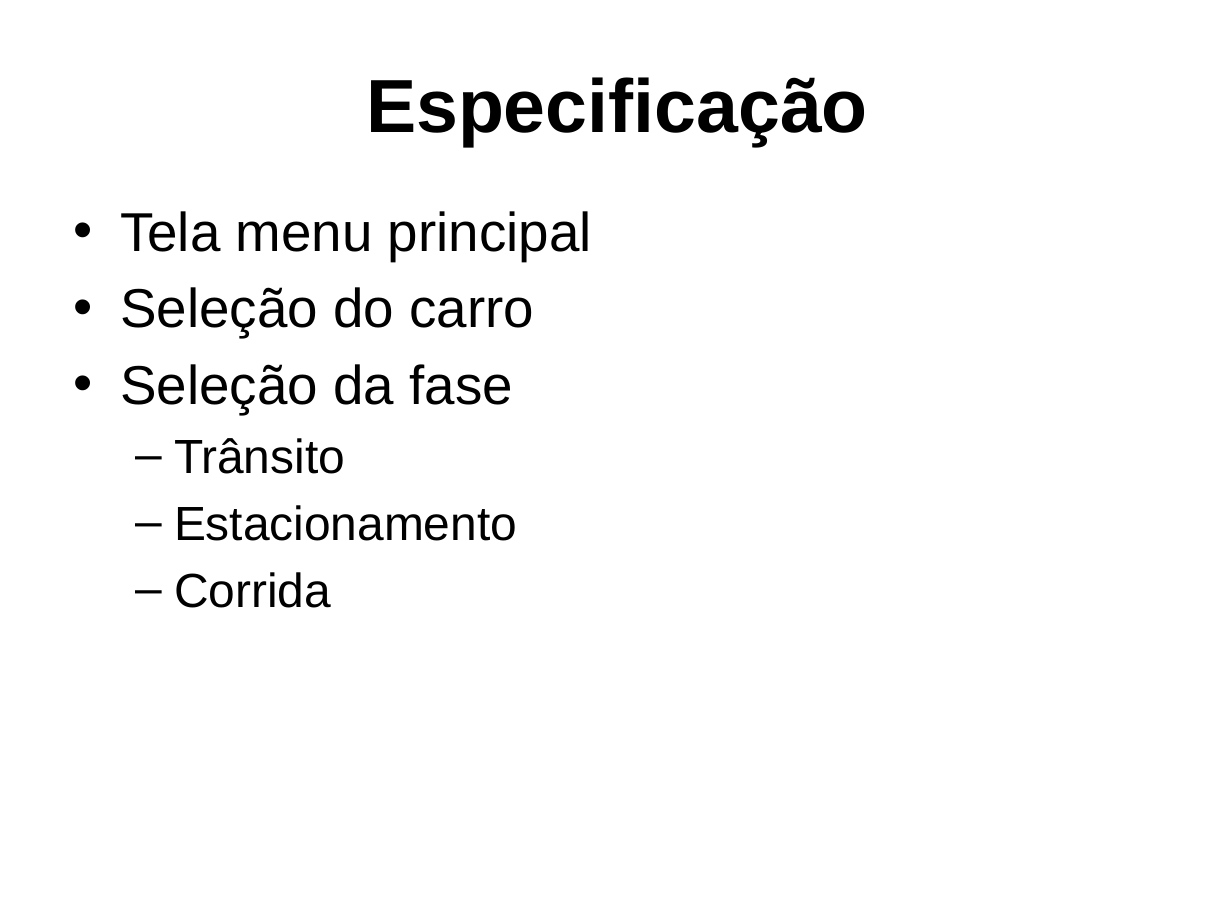
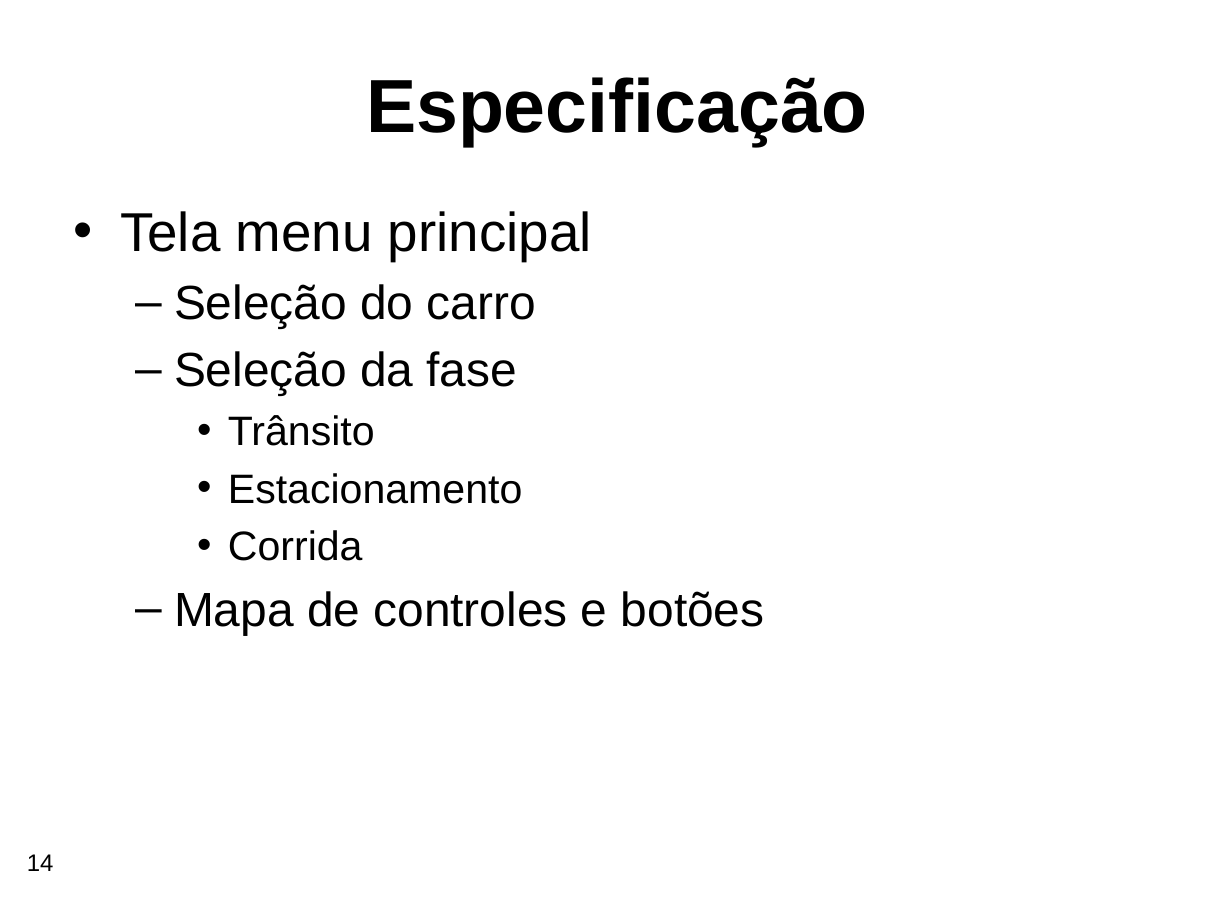
Before and after one commit to gustavobruder/furb-bcc-tcc-2026, a slide deck: slide 14 of Documentos/Apresentacao-TCC-BCC-GustavoBaroniBruder.pptx (slide 15 before the commit). Drawn at 1232x924 pixels with LibreOffice and Linux fonts; fonts in the diff are those of the drawing; background and template pictures are left out. Boxes give left, top, right and bottom in pixels: in the first picture for what was removed or moved away, otherwise in the second. Text is boxed around its words. In the diff, an @@ line names an element or a change of style, - is before the commit and + after.

```diff
--- a/Documentos/Apresentacao-TCC-BCC-GustavoBaroniBruder.pptx
+++ b/Documentos/Apresentacao-TCC-BCC-GustavoBaroniBruder.pptx
@@ text at [174,284,536,561]: size 32 to 28 pt in "Seleção do carro", "Seleção da fase"; size 28 to 24 pt in "Trânsito", "Estacionamento", "Corrida"; bullet • to –; list level 1 to 2 in "Seleção do carro"; list level 1 to 2 in "Seleção da fase"; bullet – to •; list level 2 to 3 in "Trânsito"; list level 2 to 3 in "Estacionamento"; list level 2 to 3 in "Corrida" @@
@@ text at [174,591,765,635]: paragraph added @@
+  – Mapa de controles e botões
@@ page number added at [27,854,54,871], 14 pt, text #000000 @@
+14
```
Also in this commit, not shown: 27 other slides changed, 16 slides added, 3 slides removed, 1 other file.
